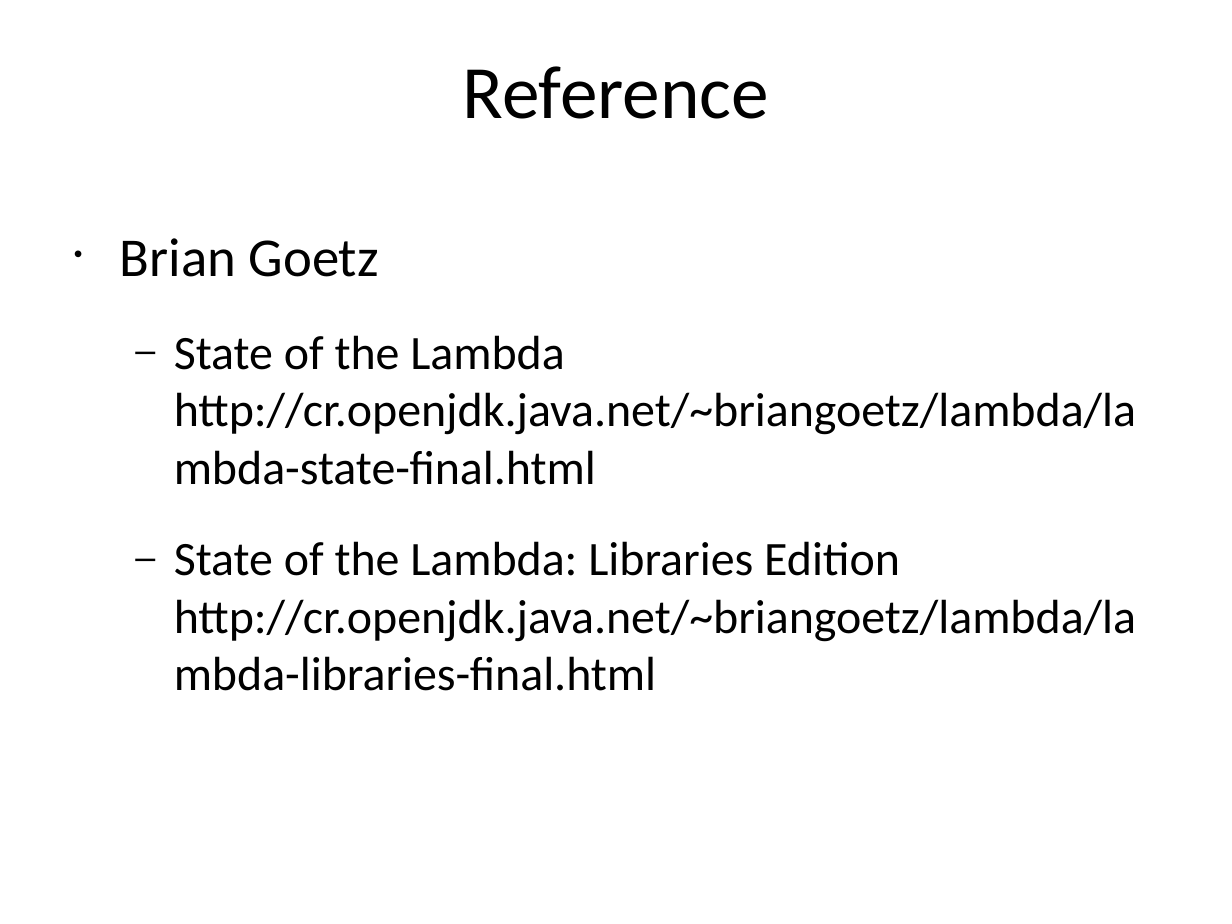
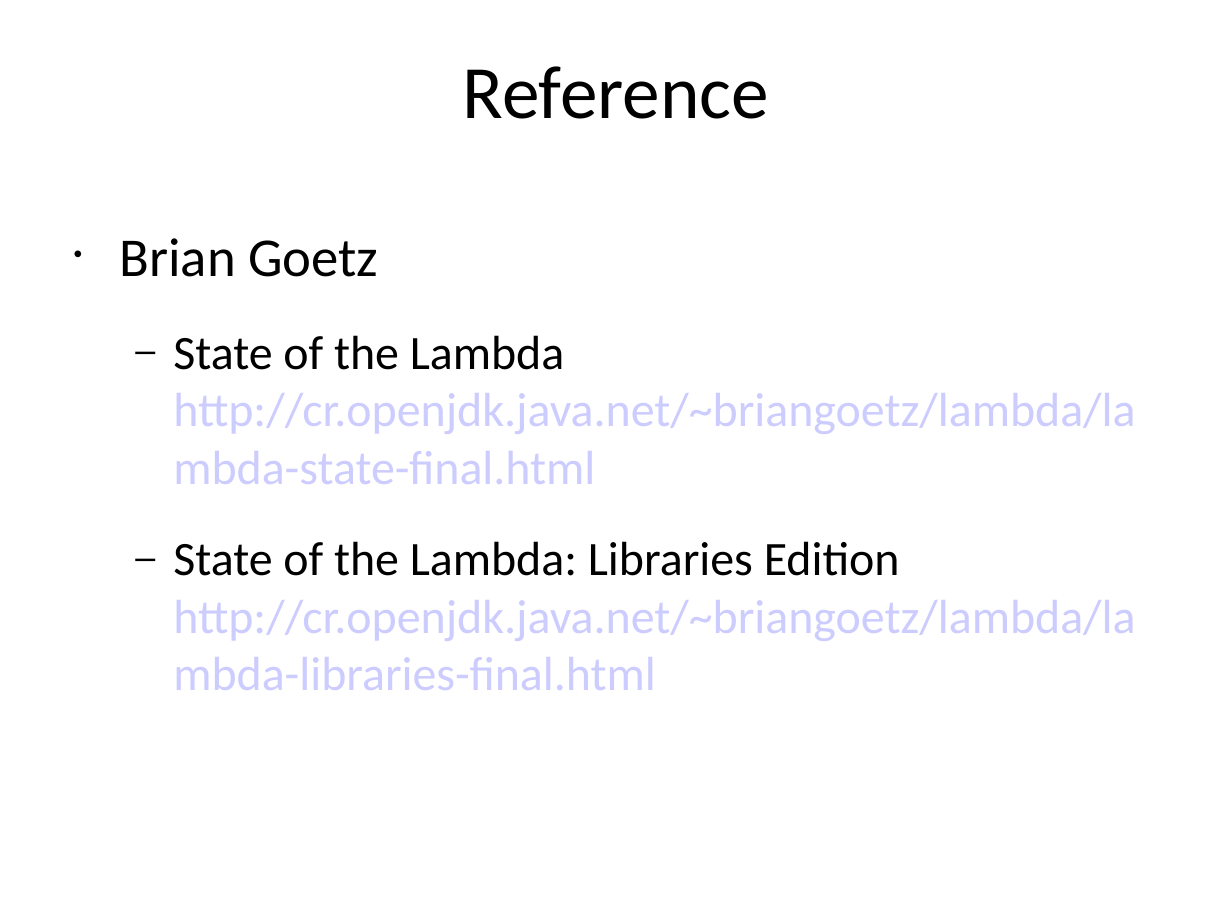
Before and after one commit to kwakeroni/workshops, a slide deck: slide 39 of workshop-java8.ppt. Drawn at 1232x924 pixels with LibreOffice and Linux fonts; fonts in the diff are those of the drawing. Boxes give left, top, right and bottom in pixels: in the first picture for what was removed or moved away, otherwise in the second. Text is boxed around its words. In the diff, an @@ line names an element or a change of style, - is before the commit and + after.

```diff
--- a/workshop-java8.ppt
+++ b/workshop-java8.ppt
@@ text "Brian Goetz" at <box>119,238,1135,690</box>: text colour #000000 to #CCCCFF in "http://cr.openjdk.java.net/~briangoetz/lambda/lambda-state-f ...", "http://cr.openjdk.java.net/~briangoetz/lambda/lambda-librari ..."; indent changed @@
```
Also in this commit, not shown: 33 other slides changed, 10 slides added, 14 other files.
